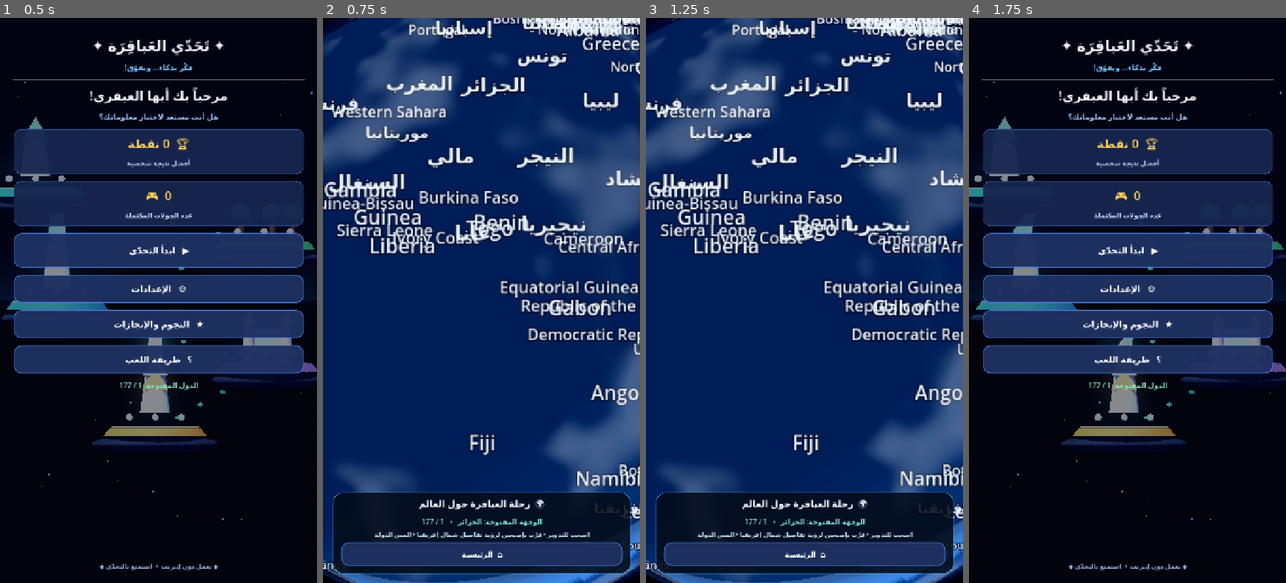
Above: before the commit, frames 1-4 (left to right).
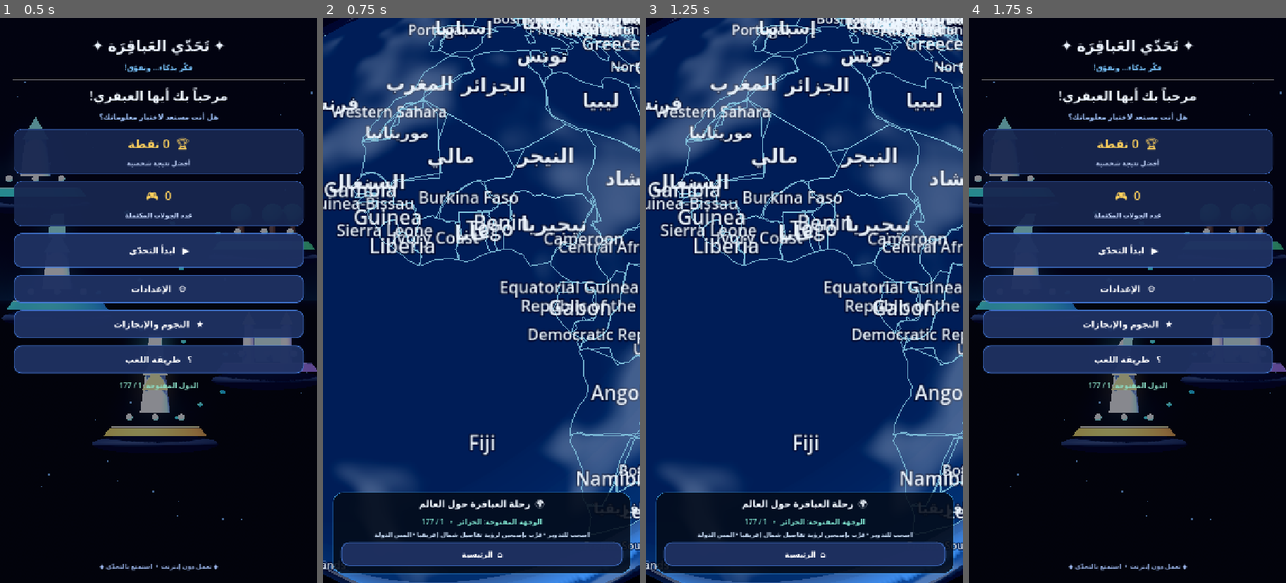
Above: after the commit, the same moments.

Repository: mahdialloui01-art/challenge-
Game: Godot game, scene res://scenes/main.tscn
Two runs of this game, one before a commit and one after it. Both use one fixed random seed, a clock stepped at 60 frames per second and the inputs below.
Inputs:
- Up to frame 1 (0.5 s): no input
- Up to frame 2 (0.75 s): click "▶ ابدأ التحدّي" at 0.5 s
- Up to frame 3 (1.25 s): no input
- Up to frame 4 (1.75 s): click "⌂ الرئيسية" at 1.25 s

Frame 1 is identical in both runs. In frame 2, 2.9% of the frame differs, in the area x 0-100%, y 0-90%; in frame 3, 2.9%; in frame 4, nothing differs.

Commit message:
Keep precise country borders visible above satellite detail imagery

Diff:
--- a/scripts/world_globe.gd
+++ b/scripts/world_globe.gd
@@ -95,6 +95,7 @@
 
     _load_country_geometry()
     _append_remaining_countries()
+    _build_country_borders()
     _create_country_labels()
 
     var light := OmniLight3D.new()
@@ -209,6 +210,47 @@
         # The satellite texture carries the country outlines. GeoJSON is kept for accurate selection.
 
 
+func _build_country_borders() -> void:
+    # Draw georeferenced borders above both the base globe and the satellite detail overlay.
+    var vertices := PackedVector3Array()
+    var indices := PackedInt32Array()
+    for feature_variant in features_by_code.values():
+        var feature: Dictionary = feature_variant
+        for polygon in feature.get("g", []):
+            for ring in polygon:
+                if ring.size() < 2:
+                    continue
+                for point_index in range(ring.size() - 1):
+                    var a = ring[point_index]
+                    var b = ring[point_index + 1]
+                    var lon_a := float(a[0])
+                    var lon_b := float(b[0])
+                    if absf(lon_b - lon_a) > 180.0:
+                        continue
+                    var base_index := vertices.size()
+                    vertices.append(_geo_to_sphere(lon_a, float(a[1]), GLOBE_RADIUS * 1.006))
+                    vertices.append(_geo_to_sphere(lon_b, float(b[1]), GLOBE_RADIUS * 1.006))
+                    indices.append(base_index)
+                    indices.append(base_index + 1)
+    if vertices.is_empty():
+        return
+    var arrays := []
+    arrays.resize(Mesh.ARRAY_MAX)
+    arrays[Mesh.ARRAY_VERTEX] = vertices
+    arrays[Mesh.ARRAY_INDEX] = indices
+    var border_mesh := ArrayMesh.new()
+    border_mesh.add_surface_from_arrays(Mesh.PRIMITIVE_LINES, arrays)
+    var border_instance := MeshInstance3D.new()
+    border_instance.name = "AccurateGeographicCountryBorders"
+    border_instance.mesh = border_mesh
+    var border_material := StandardMaterial3D.new()
+    border_material.albedo_color = Color(0.52, 0.79, 0.89, 0.82)
+    border_material.transparency = BaseMaterial3D.TRANSPARENCY_ALPHA
+    border_material.shading_mode = BaseMaterial3D.SHADING_MODE_UNSHADED
+    border_material.cull_mode = BaseMaterial3D.CULL_DISABLED
+    border_instance.material_override = border_material
+    add_child(border_instance)
+
 func _create_country_labels() -> void:
     # Geographic label anchors are derived from each country's offline GeoJSON bounds.
     for code in country_route:
